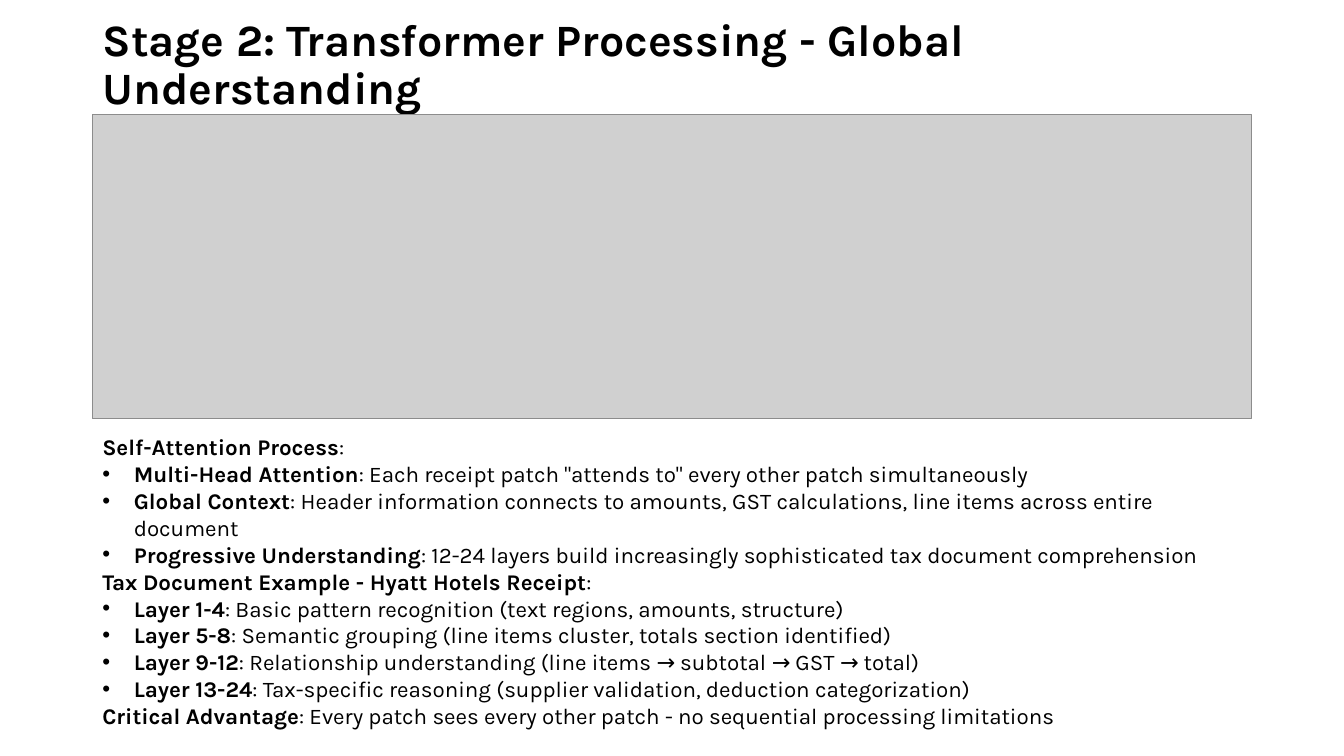
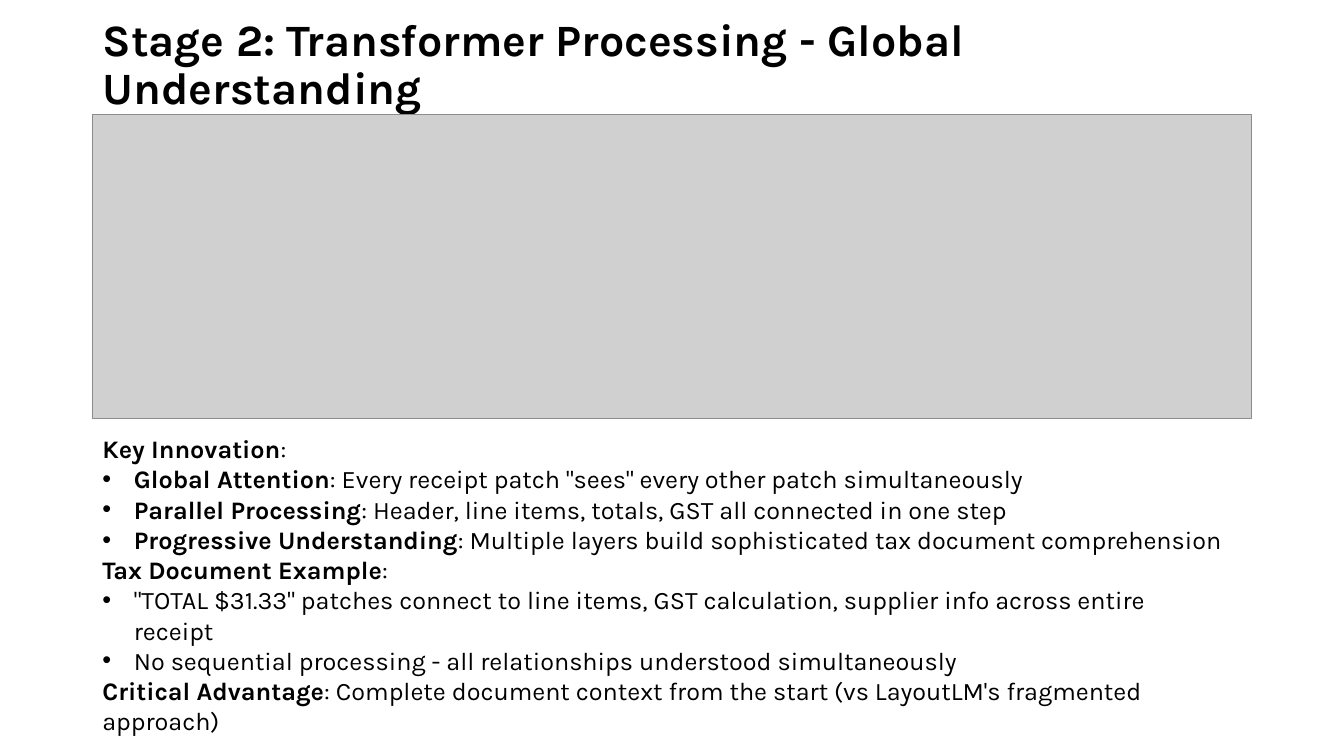
Before and after one commit to tmnestor/unified_vision_processor_minimal, a slide deck: slide 11 of presentation_materials/vision_transformers.pptx (slide 12 before the commit). Drawn at 1344x756 pixels with LibreOffice and Linux fonts; fonts in the diff are those of the drawing; grey boxes stand for pictures. Boxes give left, top, right and bottom in pixels: in the first picture for what was removed or moved away, otherwise in the second. Text is boxed around its words. In the diff, an @@ line names an element or a change of style, - is before the commit and + after.

Commit message:
✨ feat: update presentation materials for Vision Transformers with improved content and visuals

```diff
--- a/presentation_materials/vision_transformers.pptx
+++ b/presentation_materials/vision_transformers.pptx
@@ text at box(102, 440, 1221, 736): text changed; size 16 to 18 pt @@
-Self-Attention Process:
-• Multi-Head Attention: Each receipt patch "attends to" every other patch simultaneously
-• Global Context: Header information connects to amounts, GST calculations, line items across entire document
-• Progressive Understanding: 12-24 layers build increasingly sophisticated tax document comprehension
-Tax Document Example - Hyatt Hotels Receipt:
-• Layer 1-4: Basic pattern recognition (text regions, amounts, structure)
-• Layer 5-8: Semantic grouping (line items cluster, totals section identified)
-• Layer 9-12: Relationship understanding (line items → subtotal → GST → total)
-• Layer 13-24: Tax-specific reasoning (supplier validation, deduction categorization)
-Critical Advantage: Every patch sees every other patch - no sequential processing limitations
+Key Innovation:
+• Global Attention: Every receipt patch "sees" every other patch simultaneously
+• Parallel Processing: Header, line items, totals, GST all connected in one step
+• Progressive Understanding: Multiple layers build sophisticated tax document comprehension
+Tax Document Example:
+• "TOTAL $31.33" patches connect to line items, GST calculation, supplier info across entire receipt
+• No sequential processing - all relationships understood simultaneously
+Critical Advantage: Complete document context from the start (vs LayoutLM's fragmented approach)
```
Also in this commit, not shown: 6 other slides changed, 3 slides added, 6 slides removed.
